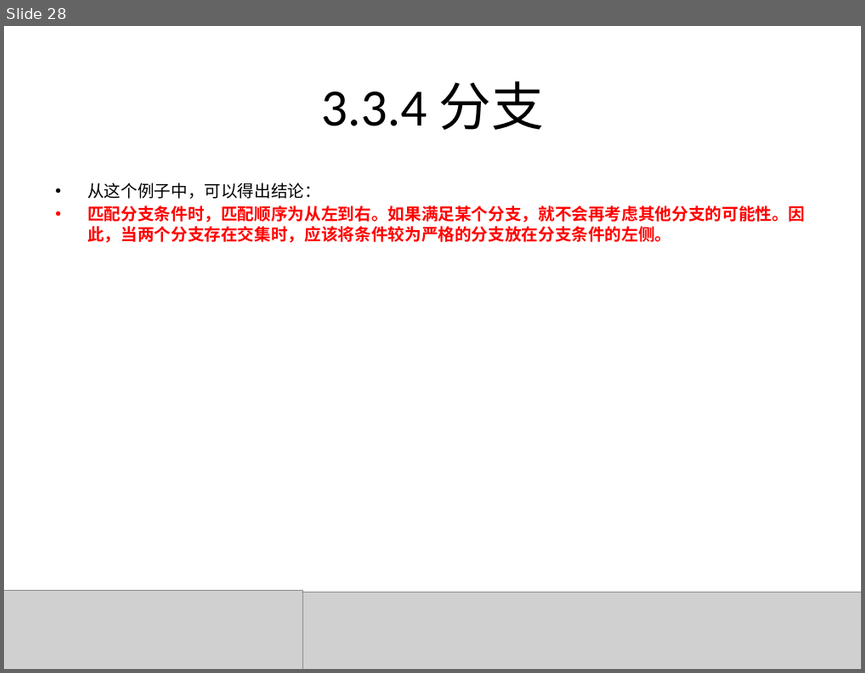
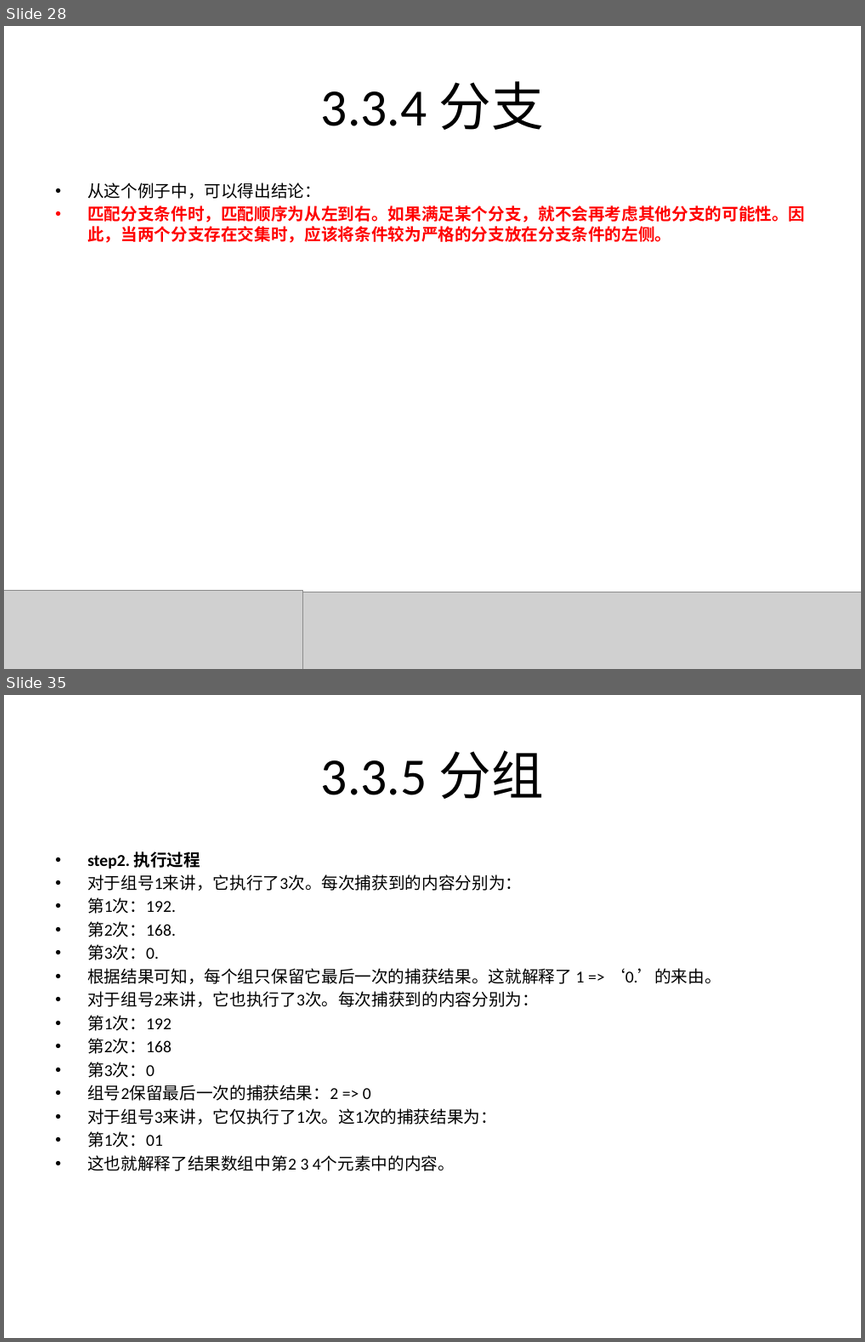
Before and after one commit to rayallen20/regularExpressions, a slide deck: 《PHP核心技术与最佳实践》第3章--正则表达式基础与应用/3.3 正则表达式匹配规则.pptx. Shown one above the other, each under a label of ours: slide 28 before the commit, slides 28 and 35 after it; the slides between them are not shown. The pictures are 865x673 and 865x1342 pixels, drawn with LibreOffice and Linux fonts; fonts in the diff are those of the drawing; grey boxes stand for pictures. Boxes give left, top, right and bottom in pixels: in the first picture for what was removed or moved away, otherwise in the second. Text is boxed around its words. In the diff, an @@ line names an element or a change of style, - is before the commit and + after.

```diff
--- a/《PHP核心技术与最佳实践》第3章--正则表达式基础与应用/3.3 正则表达式匹配规则.pptx
+++ b/《PHP核心技术与最佳实践》第3章--正则表达式基础与应用/3.3 正则表达式匹配规则.pptx
@@ slide 35 added at (x1=4, y1=695, x2=861, y2=1338), background #FFFFFF @@
@@ title added at (x1=321, y1=750, x2=544, y2=799), 44 pt, text #000000 @@
+3.3.5 分组
@@ text added at (x1=87, y1=851, x2=721, y2=1171), 14 pt, text #000000 @@
+• step2. 执行过程
+• 对于组号1来讲，它执行了3次。每次捕获到的内容分别为：
+• 第1次：192.
+• 第2次：168.
+• 第3次：0.
+• 根据结果可知，每个组只保留它最后一次的捕获结果。这就解释了 1 => ‘0.’的来由。
+• 对于组号2来讲，它也执行了3次。每次捕获到的内容分别为：
+• 第1次：192
+• 第2次：168
+• 第3次：0
+• 组号2保留最后一次的捕获结果：2 => 0
+• 对于组号3来讲，它仅执行了1次。这1次的捕获结果为：
+• 第1次：01
+• 这也就解释了结果数组中第2 3 4个元素中的内容。
```
Also in this commit, not shown: 25 other slides added, 6 other files.
